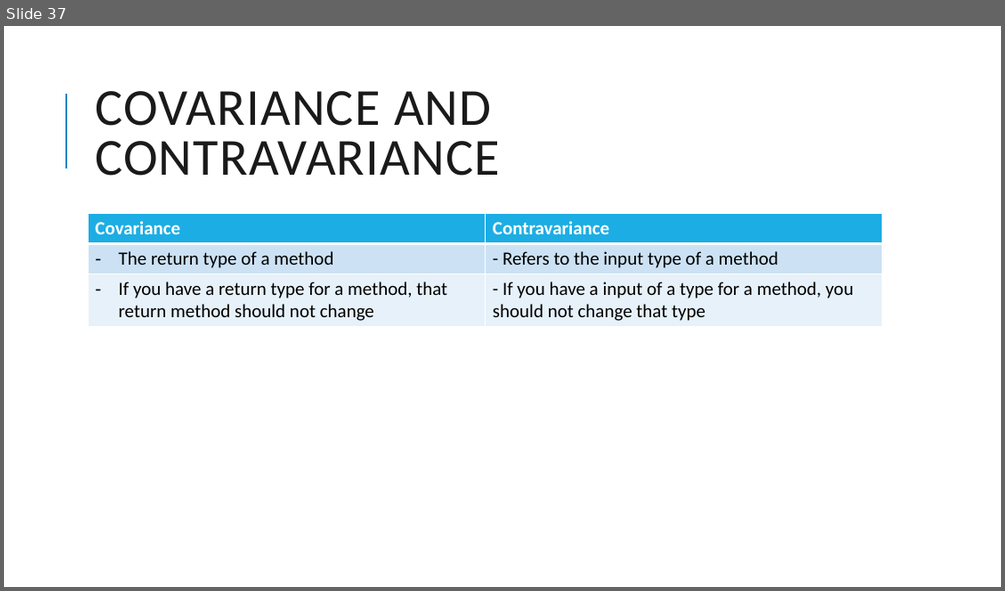
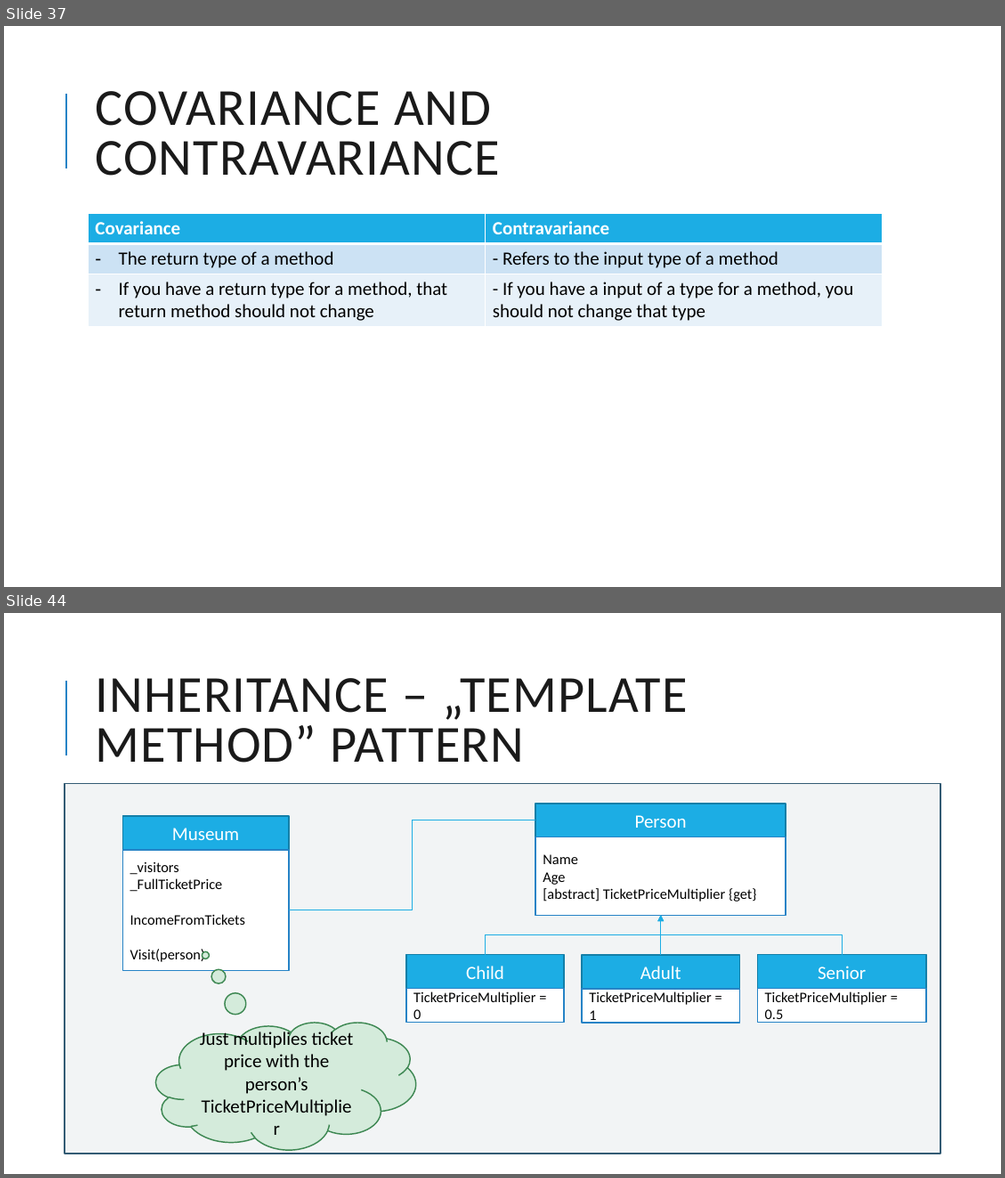
Before and after one commit to nadiacomanici/SolidPrinciples, a slide deck: SOLID Principles.pptx. Shown one above the other, each under a label of ours: slide 37 before the commit, slides 37 and 44 after it; the slides between them are not shown. The pictures are 1005x591 and 1005x1178 pixels, drawn with LibreOffice and Linux fonts; fonts in the diff are those of the drawing. Boxes give left, top, right and bottom in pixels: in the first picture for what was removed or moved away, otherwise in the second. Text is boxed around its words. In the diff, an @@ line names an element or a change of style, - is before the commit and + after.

```diff
--- a/SOLID Principles.pptx
+++ b/SOLID Principles.pptx
@@ slide 44 added at (4, 613, 1001, 1174), background #FFFFFF; not listed: 1 template element that a slide beside it also shows @@
@@ title added at (95, 678, 688, 763), 50 pt, text #1A1A1A @@
+INHERITANCE – „TEMPLATE METHOD” PATTERN
@@ rectangle added at (65, 784, 941, 1153), fill #DFE3E5 at 38% opacity, outline #335B74 1.25 pt @@
@@ rectangle added at (123, 816, 289, 850), fill #1CADE4, outline #1580A9 1.25 pt, 18 pt, text #FFFFFF @@
+Museum
@@ elbow line added from (289, 910) to (535, 820), #1CADE4 0.75 pt @@
@@ rectangle added at (535, 803, 786, 837), fill #1CADE4, outline #1580A9 1.25 pt, 18 pt, text #FFFFFF @@
+Person
@@ rectangle added at (123, 850, 289, 971), fill #FFFFFF, outline #2683C6 1.25 pt, 14 pt, text #000000 @@
+_visitors
+_FullTicketPrice
+IncomeFromTickets
+Visit(person)
@@ rectangle added at (535, 837, 786, 915), fill #FFFFFF, outline #2683C6 1.25 pt, 14 pt, text #000000 @@
+Name
+Age
+[abstract] TicketPriceMultiplier {get}
@@ elbow arrow added from (485, 955) to (661, 915), #1CADE4 0.75 pt @@
@@ elbow arrow added from (661, 955) to (661, 915), #1CADE4 0.75 pt @@
@@ elbow arrow added from (841, 955) to (661, 915), #1CADE4 0.75 pt @@
@@ rectangle added at (406, 955, 564, 989), fill #1CADE4, outline #1580A9 1.25 pt, 18 pt, text #FFFFFF @@
+Child
@@ rectangle added at (582, 955, 740, 989), fill #1CADE4, outline #1580A9 1.25 pt, 18 pt, text #FFFFFF @@
+Adult
@@ rectangle added at (758, 955, 927, 989), fill #1CADE4, outline #1580A9 1.25 pt, 18 pt, text #FFFFFF @@
+Senior
@@ rectangle added at (406, 989, 564, 1022), fill #FFFFFF, outline #2683C6 1.25 pt, 14 pt, text #000000 @@
+TicketPriceMultiplier = 0
@@ rectangle added at (582, 989, 740, 1022), fill #FFFFFF, outline #2683C6 1.25 pt, 14 pt, text #000000 @@
+TicketPriceMultiplier = 1
@@ rectangle added at (758, 989, 927, 1022), fill #FFFFFF, outline #2683C6 1.25 pt, 14 pt, text #000000 @@
+TicketPriceMultiplier = 0.5
@@ thought cloud added at (156, 1022, 416, 1149), fill #D4EBDB, outline #3E8853 1.25 pt, 18 pt, text #000000 @@
+Just multiplies ticket price with the person’s TicketPriceMultiplier
```
Also in this commit, not shown: 2 slides changed, 6 other slides added, 16 other files.
